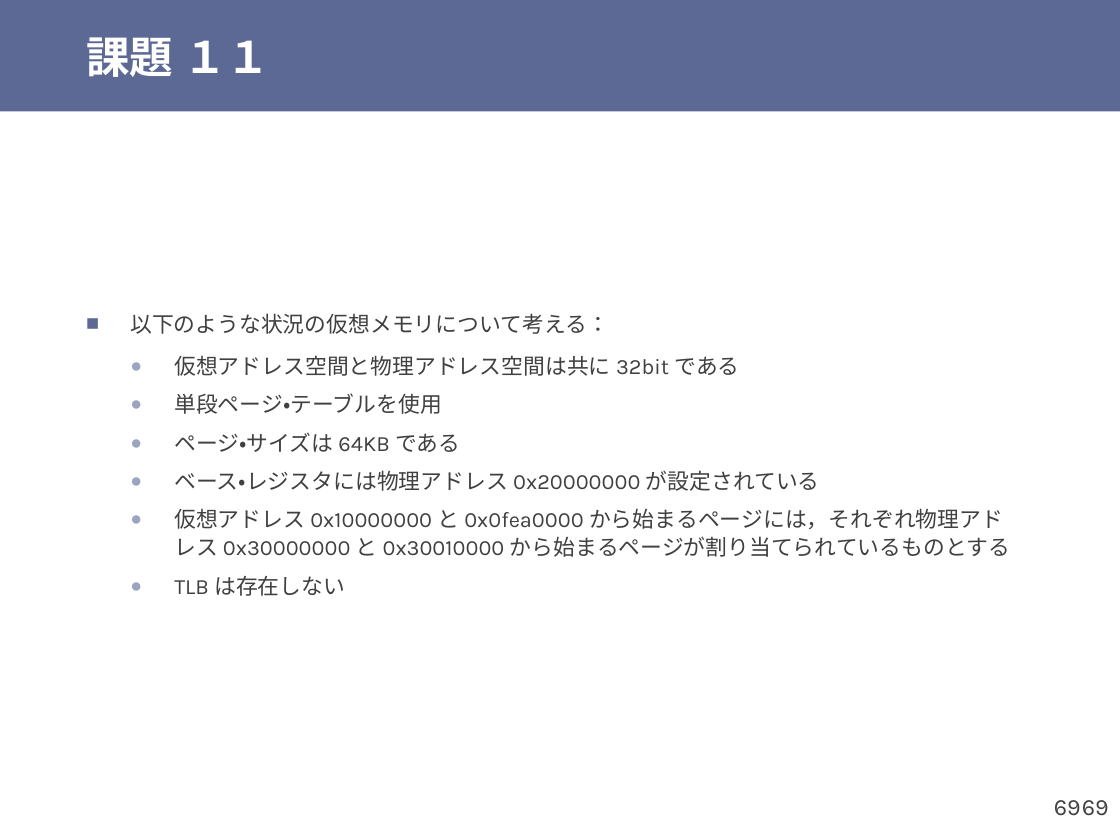
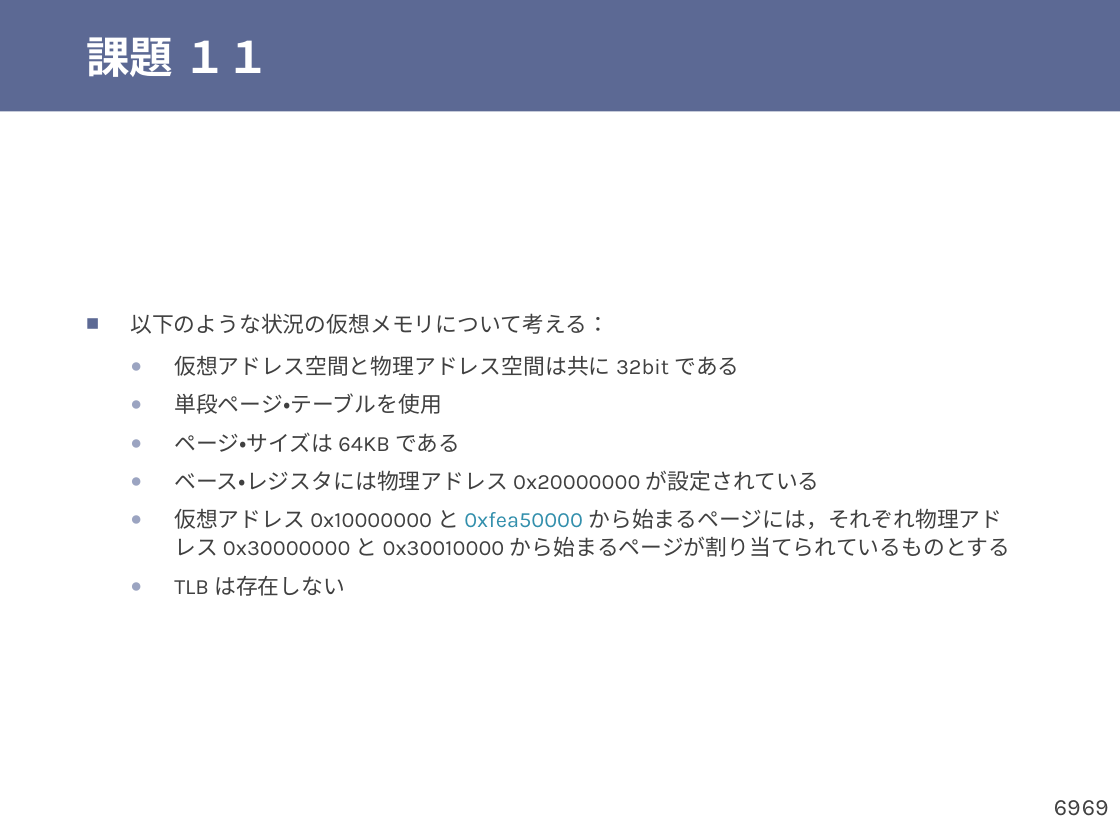
Before and after one commit to shioyadan/otya-computer-architecture-i, a slide deck: slide 69 of cai-shioya-11.pptx. Drawn at 1120x840 pixels with LibreOffice and Linux fonts; fonts in the diff are those of the drawing. Boxes give left, top, right and bottom in pixels: in the first picture for what was removed or moved away, otherwise in the second. Text is boxed around its words. In the diff, an @@ line names an element or a change of style, - is before the commit and + after.

```diff
--- a/cai-shioya-11.pptx
+++ b/cai-shioya-11.pptx
@@ text at [174,508,1010,557]: text changed @@
-  ● 仮想アドレス 0x10000000 と 0x0fea0000 から始まるページには，それぞれ物理アドレス 0x30000000 と 0x30010000 から始まるページが割り当てられているものとする
+  ● 仮想アドレス 0x10000000 と 0xfea50000 から始まるページには，それぞれ物理アドレス 0x30000000 と 0x30010000 から始まるページが割り当てられているものとする
```
Also in this commit, not shown: 7 other files.
